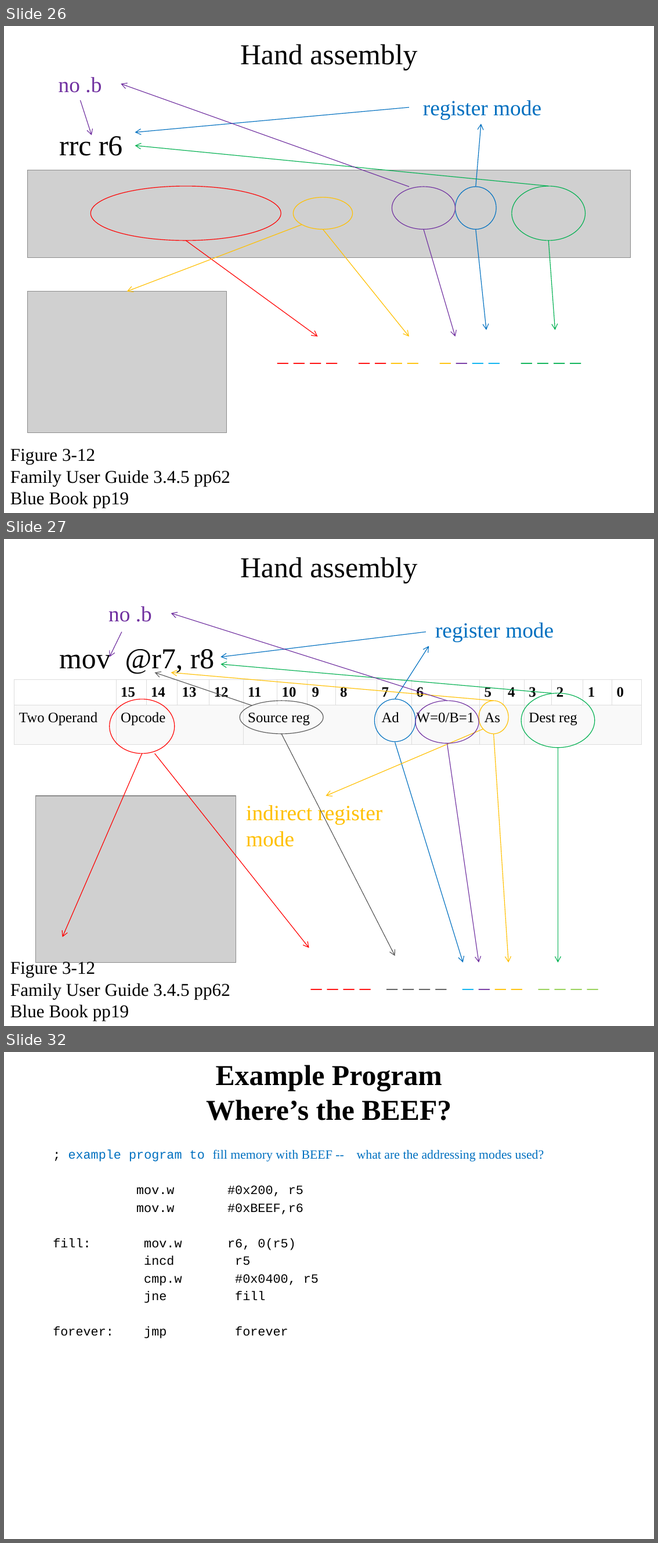
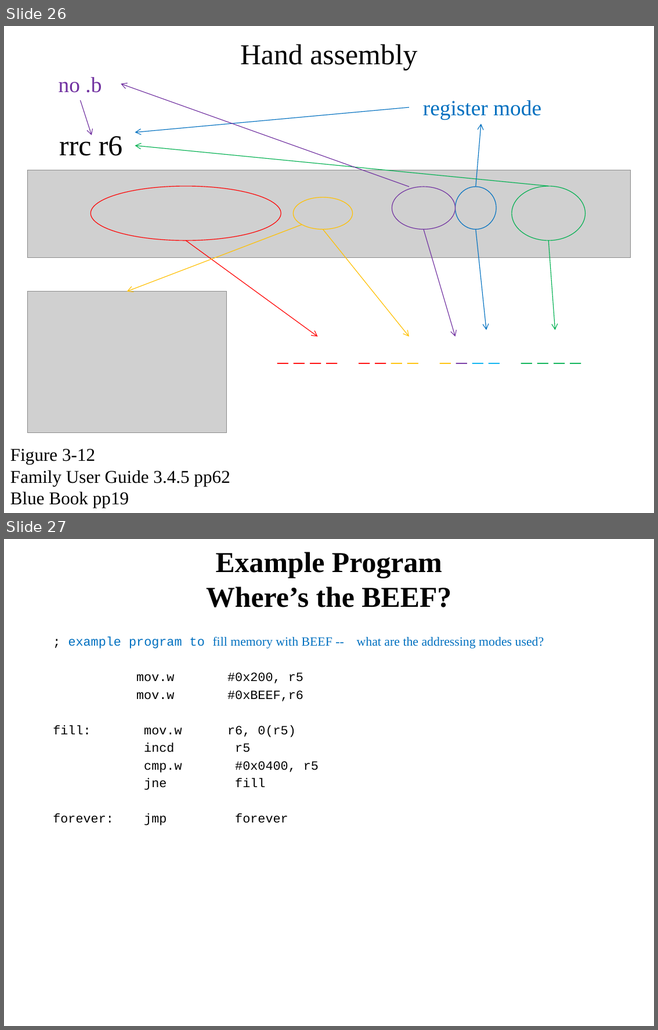
Before and after one commit to pw4rn3r/ECE382, a slide deck: notes/L4/Lsn4.pptx. Shown one above the other, each under a label of ours: slides 26, 27 and 32 before the commit, slides 26 and 27 after it; the slides between them are not shown. The pictures are 658x1543 and 658x1030 pixels, drawn with LibreOffice and Linux fonts; fonts in the diff are those of the drawing; grey boxes stand for pictures. Boxes give left, top, right and bottom in pixels: in the first picture for what was removed or moved away, otherwise in the second. Text is boxed around its words. In the diff, an @@ line names an element or a change of style, - is before the commit and + after.

```diff
--- a/notes/L4/Lsn4.pptx
+++ b/notes/L4/Lsn4.pptx
@@ slide 27 removed at box(4, 539, 654, 1026), background #FFFFFF @@
@@ title removed at box(240, 557, 417, 583) @@
-Hand assembly
@@ group removed at box(108, 606, 478, 962): 3 arrows, 1 text, 1 ellipse @@
-no .b
@@ group removed at box(220, 623, 553, 962): 3 arrows, 1 text, 1 ellipse @@
-register mode
@@ text removed at box(59, 649, 214, 674) @@
-mov @r7, r8
@@ arrow removed from (252, 705) to (155, 673) @@
@@ arrow removed from (551, 693) to (220, 664) @@
@@ table removed at box(14, 679, 640, 745), 2 rows, 17 columns @@
- | 15 | 14 | 13 | 12 | 11 | 10 | 9 | 8 | 7 | 6 | 5 | 4 | 3 | 2 | 1 | 0
-Two Operand | Opcode |  |  |  | Source reg |  |  |  | Ad | W=0/B=1 | As |  | Dest reg |  |  | 
@@ ellipse removed at box(521, 693, 594, 748) @@
@@ ellipse removed at box(109, 699, 174, 754) @@
@@ ellipse removed at box(240, 701, 323, 734) @@
@@ group removed at box(171, 673, 508, 962): 3 arrows, 1 text, 1 ellipse @@
-indirect register mode
@@ arrow removed from (281, 734) to (394, 956) @@
@@ arrow removed from (141, 754) to (63, 937) @@
@@ arrow removed from (155, 754) to (308, 948) @@
@@ arrow removed from (557, 748) to (557, 962) @@
@@ picture removed at box(36, 797, 236, 963) @@
@@ text removed at box(10, 960, 230, 1021) @@
-Figure 3-12
-Family User Guide 3.4.5 pp62
-Blue Book pp19
@@ text removed at box(304, 962, 639, 995) @@
-_ _ _ _ _ _ _ _ _ _ _ _ _ _ _ _
@@ what was slide 32 is now slide 27 @@
```
Also in this commit, not shown: 6 slides changed, 7 other slides removed.
